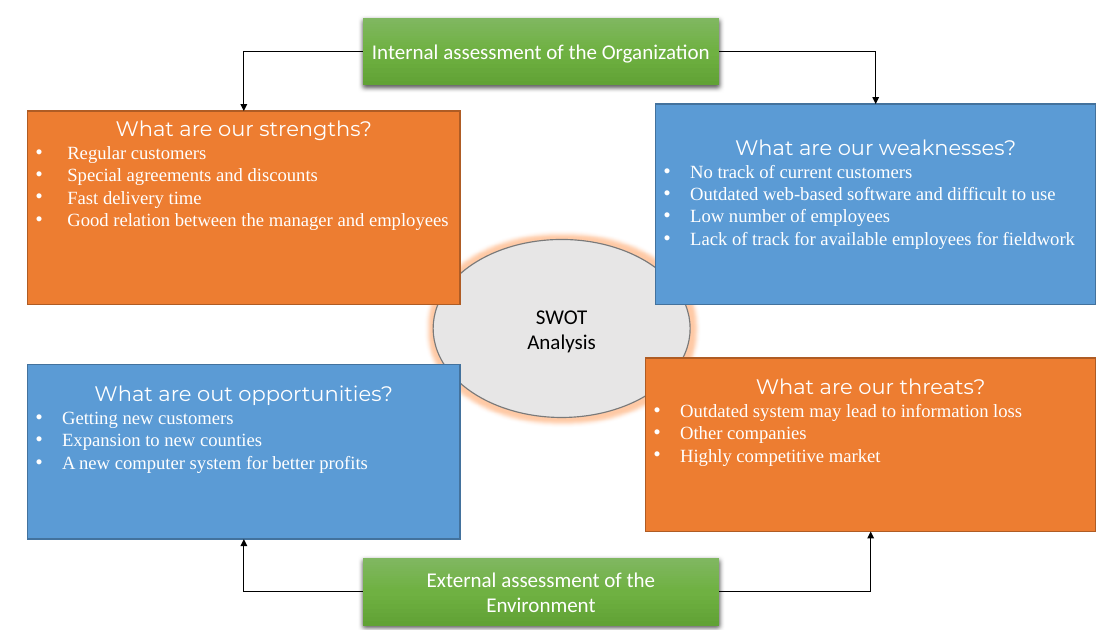
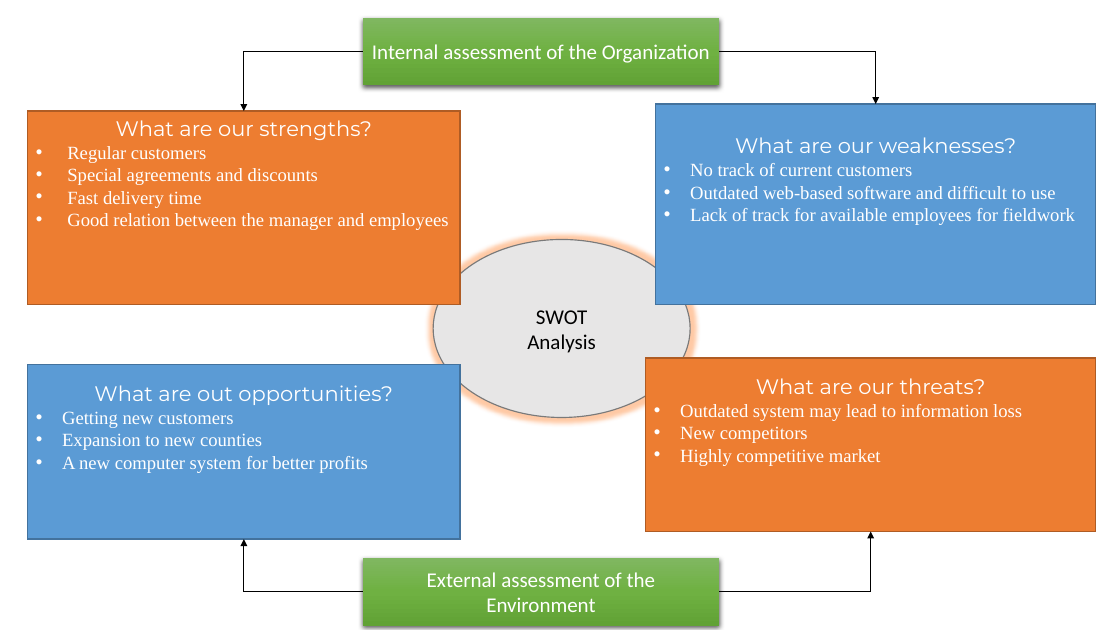
Before and after one commit to Swiftrow/Group4, a slide deck: slide 1 of 1.Final semester PROJECT/Business/SWOT.pptx. Drawn at 1120x630 pixels with LibreOffice and Linux fonts; fonts in the diff are those of the drawing. Boxes give left, top, right and bottom in pixels: in the first picture for what was removed or moved away, otherwise in the second. Text is boxed around its words. In the diff, an @@ line names an element or a change of style, - is before the commit and + after.

```diff
--- a/1.Final semester PROJECT/Business/SWOT.pptx
+++ b/1.Final semester PROJECT/Business/SWOT.pptx
@@ text in rectangle at [690,209,891,226]: paragraph removed @@
-• Low number of employees
@@ text in rectangle at [680,426,808,443]: text changed @@
-• Other companies
+• New competitors
```
Also in this commit, not shown: 3 other files.
